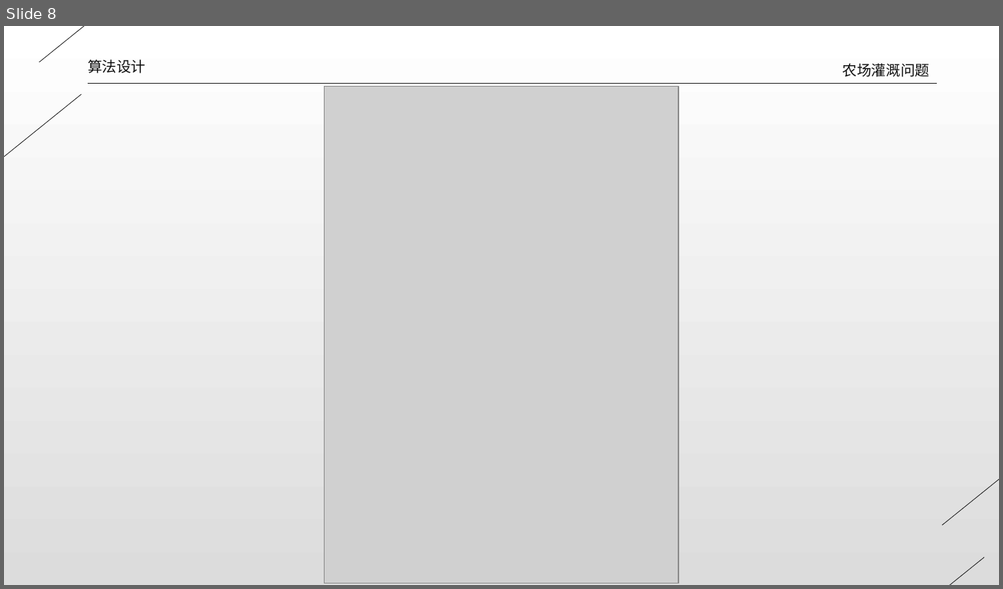
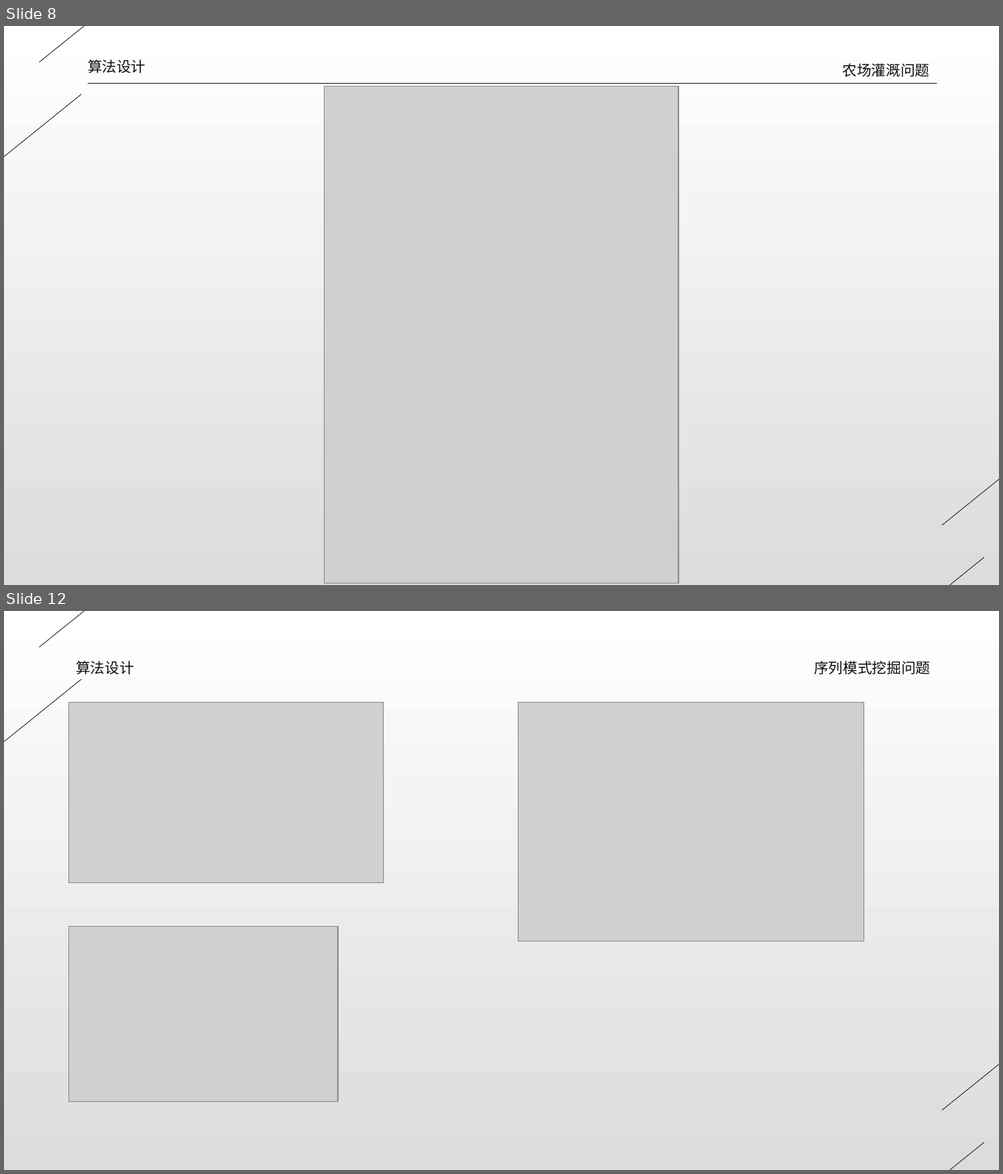
Before and after one commit to dlct-wzx/algorithmic-practice, a slide deck: 答辩ppt.pptx. Shown one above the other, each under a label of ours: slide 8 before the commit, slides 8 and 12 after it; the slides between them are not shown. The pictures are 1003x589 and 1003x1174 pixels, drawn with LibreOffice and Linux fonts; fonts in the diff are those of the drawing; grey boxes stand for pictures. Boxes give left, top, right and bottom in pixels: in the first picture for what was removed or moved away, otherwise in the second. Text is boxed around its words. In the diff, an @@ line names an element or a change of style, - is before the commit and + after.

```diff
--- a/答辩ppt.pptx
+++ b/答辩ppt.pptx
@@ slide 12 added at bbox=[4, 611, 999, 1170], background gradient #FFFFFF to #DCDCDC @@
@@ line added from (238, 611) to (39, 647), #0D0D0D 0.5 pt @@
@@ text added at bbox=[76, 661, 134, 675], 14 pt, text #0D0D0D @@
+算法设计
@@ text added at bbox=[814, 661, 930, 675], 14 pt, text #0D0D0D @@
+序列模式挖掘问题
@@ line added from (82, 680) to (4, 840), #0D0D0D 0.5 pt @@
@@ picture added at bbox=[69, 702, 384, 883] @@
@@ picture added at bbox=[518, 703, 864, 943] @@
@@ picture added at bbox=[69, 926, 338, 1102] @@
@@ line added from (999, 951) to (942, 1111), #0D0D0D 0.5 pt @@
@@ line added from (984, 1143) to (786, 1170), #0D0D0D 0.5 pt @@
```
Also in this commit, not shown: 6 slides changed, 6 other slides added, 5 slides removed, 10 other files.
